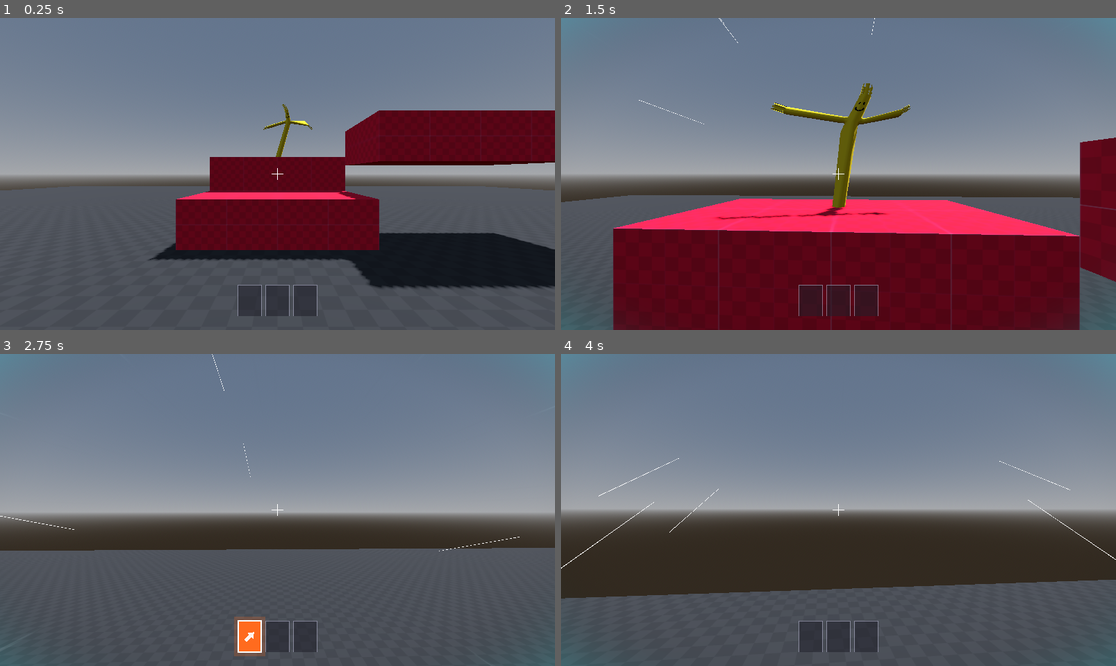
Above: before the commit, frames 1-4 (two rows, left to right).
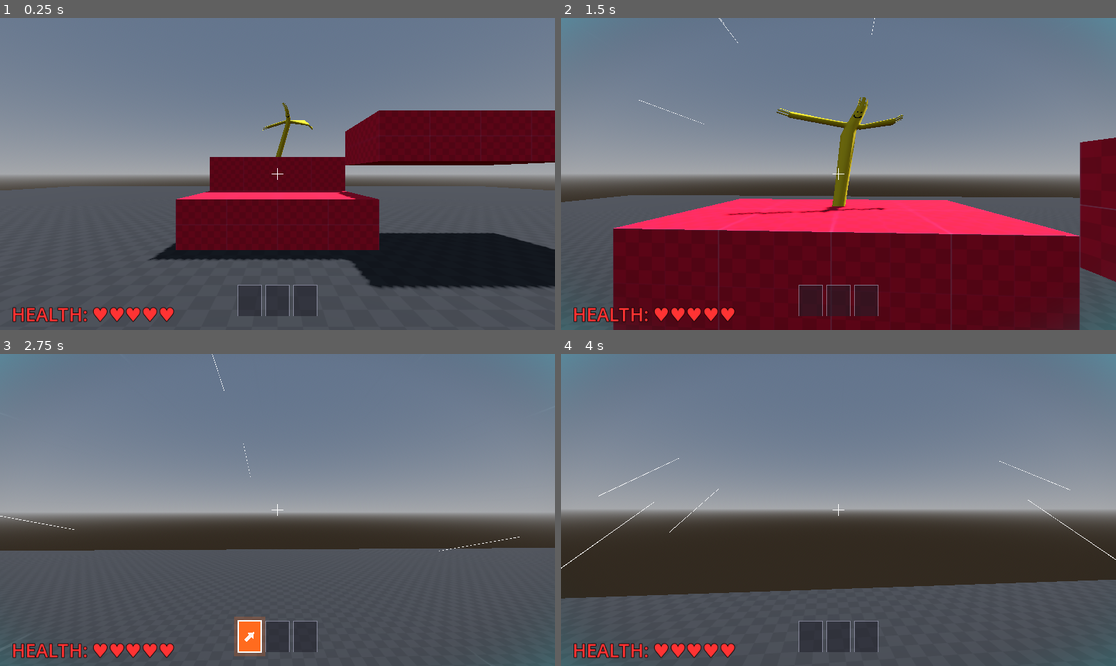
Above: after the commit, the same moments.

Repository: drekunia/tubeland
Game: Godot game, scene res://scenes/environments/prototype_level.tscn
The game is run twice, just before and just after one commit, with the same random seed, the same clock (stepped at 60 frames per second) and the same inputs.
Inputs (mouse positions are in pixels of both pictures, inside the frame that each line leads up to):
- Up to frame 1 (0.25 s): no input
- Up to frame 2 (1.5 s): move the mouse to (866, 174) at 0.52 s; press the mouse at (866, 174) at 0.53 s; hold W (move_forward) from 0.53 s (still down); tap Space (jump) at 0.77 s; move the mouse to (810, 174) at 1.27 s; release the mouse at (810, 174) at 1.28 s; right-click (810, 174) at 1.35 s
- Up to frame 3 (2.75 s): keep holding W (move_forward); tap Space (jump) at 1.52 s; move the mouse to (288, 503) at 2.02 s; press the mouse at (288, 503) at 2.03 s
- Up to frame 4 (4 s): keep holding W (move_forward); move the mouse to (832, 516) at 2.77 s; release the mouse at (832, 516) at 2.78 s; right-click (832, 516) at 2.85 s; tap Space (jump) at 3.02, 3.77 s; move the mouse to (877, 513) at 3.52 s; press the mouse at (877, 513) at 3.53 s

The runs differ from the first frame. In frame 1, 0.9% of the frame differs, in the area x 2-57%, y 27-98%; in frame 2, 2.1%, in the area x 2-63%, y 20-98%; in frame 3, 0.8%; in frame 4, 0.8%.

Commit message:
enemy projectile

Diff:
--- a/assets/shaders/characters/enemies/smiley.gdshader
+++ b/assets/shaders/characters/enemies/smiley.gdshader
@@ -16,6 +16,8 @@
 uniform float arm_blend_distance = 0.3;
 uniform float arm_speed = 8.0;
 uniform float arm_flap_amount = 0.5;
+
+uniform float shoot_intensity = 0.0;
 
 // --- Visuals ---
 uniform vec4 base_color : source_color = vec4(0.9, 0.8, 0.1, 1.0);
@@ -46,9 +48,11 @@
     float total_flap = (flap1 + flap2 * wind_chaos) * arm_flap_amount * arm_length;
 
     vec3 arm_movement = vec3(0.0);
-    arm_movement.y = total_flap;
-    arm_movement.x = sin(t * arm_speed * 1.2 + offset) * arm_flap_amount * 0.15 * arm_length;
-    arm_movement.z = 0.0;
+    arm_movement.y = mix(total_flap, 0.0, shoot_intensity);
+    arm_movement.x = mix(sin(t * arm_speed * 1.2 + offset) * arm_flap_amount * 0.15 * arm_length, 0.0, shoot_intensity);
+
+    // Stretch arms forward (+Z) to point at player when shooting!
+    arm_movement.z = mix(0.0, arm_length * 3.0, shoot_intensity);
 
     // --- Calculate the Body Sway (Isolated) ---
     vec3 body_movement = vec3(0.0);
--- /dev/null
+++ b/scenes/enemies/enemy_projectile.tscn
@@ -0,0 +1,28 @@
+[gd_scene format=3 uid="uid://c3m7n6b8v4x20"]
+
+[ext_resource type="Script" path="res://scripts/enemies/enemy_projectile.gd" id="1_ab3c4"]
+
+[sub_resource type="SphereShape3D" id="SphereShape3D_proj"]
+radius = 0.25
+
+[sub_resource type="StandardMaterial3D" id="StandardMaterial3D_proj"]
+albedo_color = Color(1, 0.2, 0.5, 1)
+emission_enabled = true
+emission = Color(1, 0.2, 0.5, 1)
+emission_energy_multiplier = 2.0
+
+[sub_resource type="SphereMesh" id="SphereMesh_proj"]
+material = SubResource("StandardMaterial3D_proj")
+radius = 0.25
+height = 0.5
+
+[node name="EnemyProjectile" type="Area3D"]
+collision_layer = 1
+collision_mask = 3
+script = ExtResource("1_ab3c4")
+
+[node name="CollisionShape3D" type="CollisionShape3D" parent="."]
+shape = SubResource("SphereShape3D_proj")
+
+[node name="MeshInstance3D" type="MeshInstance3D" parent="."]
+mesh = SubResource("SphereMesh_proj")
--- a/scenes/player/player_controller.tscn
+++ b/scenes/player/player_controller.tscn
@@ -50,6 +50,7 @@
 size = Vector2(2, 2)
 
 [sub_resource type="SphereShape3D" id="SphereShape3D_0nonk"]
+radius = 1.0
 
 [node name="PlayerController" type="CharacterBody3D" unique_id=1646534079 node_paths=PackedStringArray("melee_hitbox")]
 script = ExtResource("1_gmlin")
@@ -93,7 +94,7 @@
 
 [node name="MeleeHitbox" type="ShapeCast3D" parent="CameraController" unique_id=1517919723 node_paths=PackedStringArray("player_controller", "slash_visual")]
 shape = SubResource("SphereShape3D_0nonk")
-target_position = Vector3(0, 0, -1)
+target_position = Vector3(0, 0, -1.25)
 script = ExtResource("3_5tt2p")
 player_controller = NodePath("../..")
 slash_visual = NodePath("../Camera3D/SlashVisual")
--- a/scenes/system/user_interface.tscn
+++ b/scenes/system/user_interface.tscn
@@ -3,6 +3,7 @@
 [ext_resource type="Script" uid="uid://ccb8rtnn26e4t" path="res://scripts/ui/reticle_draw.gd" id="1_jqr8t"]
 [ext_resource type="Shader" uid="uid://c4mx4sqgpuw7w" path="res://assets/shaders/post_processing/speed_overlay.gdshader" id="2_s3ato"]
 [ext_resource type="Script" uid="uid://b0y264t2mkspr" path="res://scripts/ui/card_hud.gd" id="3_cardhud"]
+[ext_resource type="Script" path="res://scripts/ui/health_hud.gd" id="4_healthhud"]
 
 [sub_resource type="FastNoiseLite" id="FastNoiseLite_s3ato"]
 
@@ -60,3 +61,13 @@
 grow_vertical = 2
 mouse_filter = 2
 script = ExtResource("3_cardhud")
+
+[node name="HealthHUD" type="Control" parent="HUD" unique_id=888123456]
+layout_mode = 1
+anchors_preset = 15
+anchor_right = 1.0
+anchor_bottom = 1.0
+grow_horizontal = 2
+grow_vertical = 2
+mouse_filter = 2
+script = ExtResource("4_healthhud")
--- /dev/null
+++ b/scripts/enemies/enemy_projectile.gd
@@ -0,0 +1,32 @@
+class_name EnemyProjectile extends Area3D
+
+@export var speed: float = 10.0
+@export var damage: int = 1
+@export var lifetime: float = 5.0
+
+var _lifetime_timer: float = 0.0
+
+func _ready() -> void:
+	body_entered.connect(_on_body_entered)
+
+func _physics_process(delta: float) -> void:
+	# Move forward locally
+	global_position += -global_transform.basis.z * speed * delta
+
+	_lifetime_timer += delta
+	if _lifetime_timer >= lifetime:
+		queue_free()
+
+func _on_body_entered(body: Node3D) -> void:
+	# Ignore the enemy that shot it (and other enemies)
+	if body is TargetDummy:
+		return
+
+	if body.has_method("take_damage"):
+		body.take_damage(damage)
+
+	# Destroy projectile on impact with anything else
+	queue_free()
+
+func take_damage(_amount: int) -> void:
+	queue_free()
--- a/scripts/enemies/target_dummy.gd
+++ b/scripts/enemies/target_dummy.gd
@@ -2,8 +2,82 @@
 
 @export var card_pickup_scene: PackedScene
 @export var drop_card_type: CardType.Type = CardType.Type.ELEVATE
+@export var enemy_projectile_scene: PackedScene = preload("res://scenes/enemies/enemy_projectile.tscn")
+@export var fire_rate: float = 5.0
+@export var aggro_radius: float = 10.0
 
 var health: int = 100
+@onready var fire_timer: float = fire_rate * randf_range(0.5, 1.5)
+@onready var head: Node3D = $smiley
+
+var shoot_intensity: float = 0.0
+var visual_mat: ShaderMaterial
+
+func _ready() -> void:
+	if head:
+		var mesh_instance = head.get_node("Smiley") as MeshInstance3D
+		if mesh_instance:
+			var mat = mesh_instance.get_active_material(0) as ShaderMaterial
+			if mat:
+				visual_mat = mat.duplicate() as ShaderMaterial
+				mesh_instance.set_surface_override_material(0, visual_mat)
+
+func _process(delta: float) -> void:
+	if shoot_intensity > 0.0:
+		shoot_intensity = move_toward(shoot_intensity, 0.0, delta * 3.0)
+		if visual_mat:
+			visual_mat.set_shader_parameter("shoot_intensity", shoot_intensity)
+
+	var is_aggro = false
+	var players = get_tree().get_nodes_in_group("player")
+	if not players.is_empty():
+		var player = players[0]
+		if global_position.distance_to(player.global_position) <= aggro_radius:
+			is_aggro = true
+			# Turn body to face the player (only rotating on the Y axis)
+			var target_pos = player.global_position
+			target_pos.y = global_position.y
+			if global_position.distance_to(target_pos) > 0.1:
+				var opposite_pos = global_position * 2.0 - target_pos
+				look_at(opposite_pos, Vector3.UP)
+
+			# Make the head tilt/aim fully at the player's camera level
+			if head:
+				var aim_target = player.global_position + Vector3(0, 1.5, 0)
+				var opposite_aim = head.global_position * 2.0 - aim_target
+				head.look_at(opposite_aim, Vector3.UP)
+
+	if is_aggro:
+		fire_timer -= delta
+		if fire_timer <= 0.0:
+			fire_timer = fire_rate * randf_range(0.75, 1.25)
+			_shoot_at_player()
+	else:
+		fire_timer = fire_rate * randf_range(0.75, 1.25)
+
+func _shoot_at_player() -> void:
+	if not enemy_projectile_scene:
+		return
+
+	var players = get_tree().get_nodes_in_group("player")
+	if players.is_empty():
+		return
+
+	var player = players[0]
+
+	if global_position.distance_to(player.global_position) > aggro_radius:
+		return
+
+	var proj = enemy_projectile_scene.instantiate() as Node3D
+	get_tree().current_scene.add_child(proj)
+
+	# Spawn a bit above the dummy's base position
+	proj.global_position = global_position + Vector3(0, 1.5, 0)
+
+	# Aim at the player's center (assuming player origin is at feet or center, add an offset to aim at body)
+	proj.look_at(player.global_position + Vector3(0, 1.5, 0), Vector3.UP)
+
+	shoot_intensity = 1.0
 
 func take_damage(amount: int):
 	health -= amount
--- a/scripts/player/melee_hitbox.gd
+++ b/scripts/player/melee_hitbox.gd
@@ -10,6 +10,8 @@
 var can_melee: bool = true
 
 func _ready() -> void:
+	collide_with_areas = true
+
 	# Tell the Shapecast to NEVER collide with the player!
 	if player_controller:
 		add_exception(player_controller)
--- a/scripts/player/player_controller.gd
+++ b/scripts/player/player_controller.gd
@@ -5,6 +5,8 @@
 @export var jump_velocity: float = 4.5
 @export var acceleration: float = 35.0
 @export var deceleration: float = 20.0
+
+@export var max_health: int = 5
 
 @export_group("Card Abilities")
 ## ELEVATE: upward burst velocity
@@ -16,8 +18,31 @@
 ## Maximum cards held in hand at once
 @export var max_hand_size: int = 3
 
+
 # Ordered hand — index 0 is the next card to be used
 var _card_hand: Array[CardType.Type] = []
+
+var current_health: int
+
+func _ready() -> void:
+	add_to_group("player")
+	current_health = max_health
+	# Delay emitting the signal until the next frame to ensure GameEvents and UI are ready
+	call_deferred("_emit_initial_health")
+
+func _emit_initial_health() -> void:
+	GameEvents.player_health_changed.emit(current_health, max_health)
+
+func take_damage(amount: int) -> void:
+	current_health -= amount
+	GameEvents.player_health_changed.emit(current_health, max_health)
+
+	if current_health <= 0:
+		die()
+
+func die() -> void:
+	GameEvents.player_died.emit()
+	get_tree().call_deferred("reload_current_scene")
 
 func _physics_process(delta: float) -> void:
 	if not is_on_floor():
--- a/scripts/system/game_events.gd
+++ b/scripts/system/game_events.gd
@@ -6,3 +6,9 @@
 ## hand is an Array[CardType.Type] representing cards in order (index 0 = next to use).
 @warning_ignore("unused_signal")
 signal card_hand_changed(hand: Array)
+
+@warning_ignore("unused_signal")
+signal player_health_changed(current_health: int, max_health: int)
+
+@warning_ignore("unused_signal")
+signal player_died()
--- /dev/null
+++ b/scripts/ui/health_hud.gd
@@ -0,0 +1,21 @@
+extends Control
+
+var _health_label: Label
+
+func _ready() -> void:
+	_health_label = Label.new()
+	_health_label.set_anchors_preset(Control.PRESET_BOTTOM_LEFT)
+	_health_label.position = Vector2(20, -50)
+	_health_label.add_theme_font_size_override("font_size", 32)
+	_health_label.add_theme_color_override("font_color", Color(1, 0.2, 0.2, 1))
+	_health_label.add_theme_color_override("font_outline_color", Color(0, 0, 0, 1))
+	_health_label.add_theme_constant_override("outline_size", 4)
+	add_child(_health_label)
+
+	GameEvents.player_health_changed.connect(_on_health_changed)
+
+func _on_health_changed(current: int, _max_health: int) -> void:
+	var hearts = ""
+	for i in range(current):
+		hearts += "♥"
+	_health_label.text = "HEALTH: " + hearts
Not shown, added: scripts/enemies/enemy_projectile.gd.uid
Not shown, added: scripts/ui/health_hud.gd.uid
